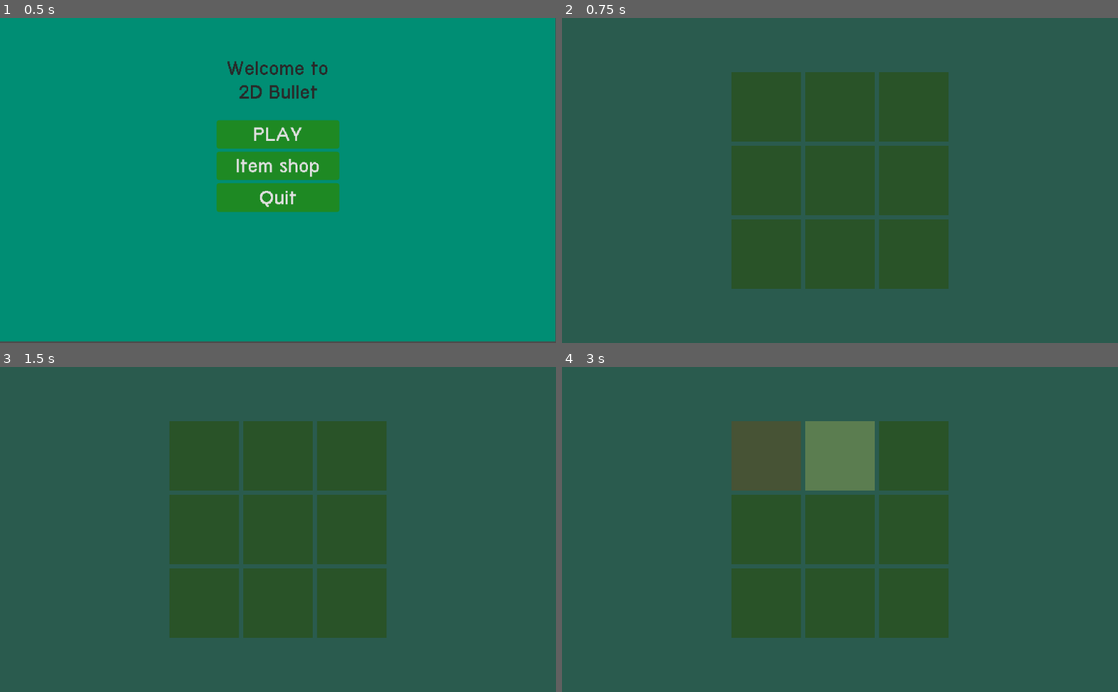
Above: before the commit, frames 1-4 (two rows, left to right).
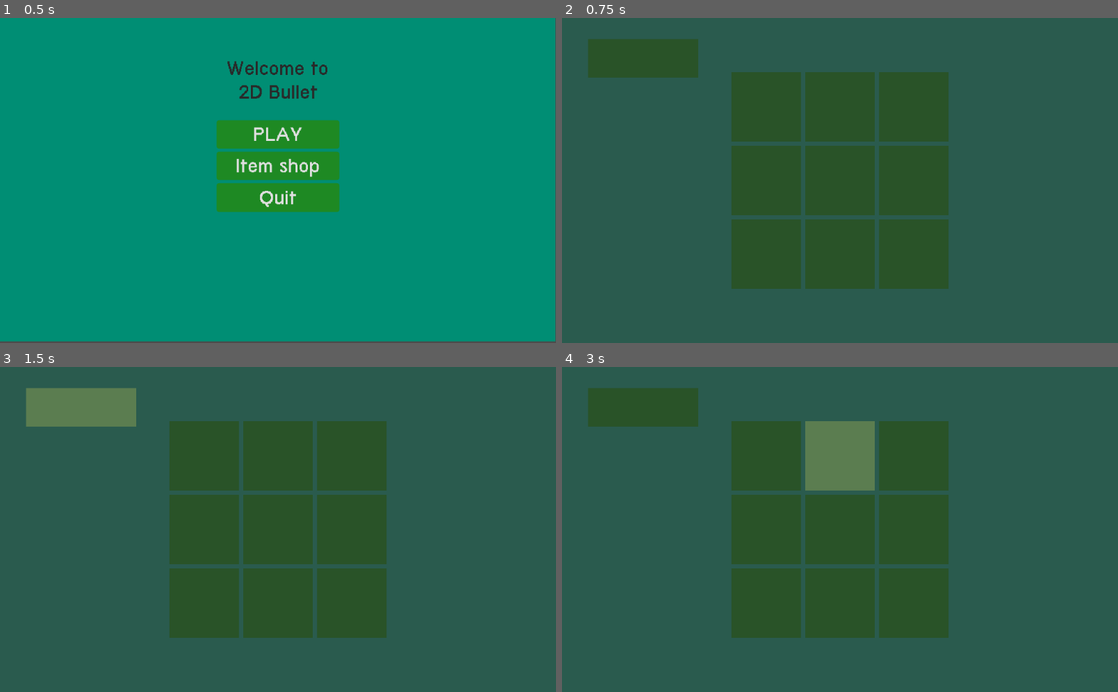
Above: after the commit, the same moments.

Repository: sldless/2DBullet
Game: Godot game, scene res://scripts/Menu/Menu.tscn
Same seed, same stepped clock (60 frames per second), same inputs: the game is played once before the commit and once after it.
Inputs (mouse positions are in pixels of both pictures, inside the frame that each line leads up to):
- Up to frame 1 (0.5 s): no input
- Up to frame 2 (0.75 s): click "Item shop" at 0.5 s
- Up to frame 3 (1.5 s): click (83, 406) at 1.27 s
- Up to frame 4 (3 s): click (767, 454) at 2 s; click (840, 454) at 2.75 s

Frame 1 is identical in both runs. In frame 2, 2.3% of the frame differs, in the area x 4-25%, y 6-19%; in frame 3, 2.4%; in frame 4, 5.0%, in the area x 4-43%, y 6-39%.

Commit message:
Made minor modifactions to back button

Diff:
--- a/scripts/ItemShop/Button.gd
+++ b/scripts/ItemShop/ShopButtons.gd
@@ -6,3 +6,7 @@
 	var shop_items = Global.shop_items.new()
 	shop_items.double_coins = true
 	disabled = true
+
+
+func _on_backButton_pressed() -> void:
+	get_tree().change_scene("res://scripts/Menu/Menu.tscn")
--- a/scripts/ItemShop/item_shop.tscn
+++ b/scripts/ItemShop/item_shop.tscn
@@ -1,12 +1,13 @@
 [gd_scene load_steps=3 format=2]
 
-[ext_resource path="res://scripts/ItemShop/Button.gd" type="Script" id=1]
+[ext_resource path="res://scripts/ItemShop/ShopButtons.gd" type="Script" id=1]
 [ext_resource path="res://scripts/ItemShop/item_shop_theme.tres" type="Theme" id=2]
 
 [node name="Control" type="Control"]
 anchor_right = 1.0
 anchor_bottom = 1.0
 theme = ExtResource( 2 )
+script = ExtResource( 1 )
 __meta__ = {
 "_edit_use_anchors_": false
 }
@@ -38,7 +39,6 @@
 margin_bottom = 128.0
 size_flags_horizontal = 3
 size_flags_vertical = 3
-script = ExtResource( 1 )
 
 [node name="Button2" type="Button" parent="Panel/GridContainer"]
 margin_left = 136.0
@@ -103,4 +103,14 @@
 size_flags_horizontal = 3
 size_flags_vertical = 3
 
-[connection signal="pressed" from="Panel/GridContainer/x2CoinButton" to="Panel/GridContainer/x2CoinButton" method="_on_x2CoinButton_pressed"]
+[node name="backButton" type="Button" parent="Panel"]
+anchor_left = 0.046875
+anchor_top = 0.065
+anchor_right = 0.245117
+anchor_bottom = 0.183333
+__meta__ = {
+"_edit_use_anchors_": false
+}
+
+[connection signal="pressed" from="Panel/GridContainer/x2CoinButton" to="." method="_on_x2CoinButton_pressed"]
+[connection signal="pressed" from="Panel/backButton" to="." method="_on_backButton_pressed"]
